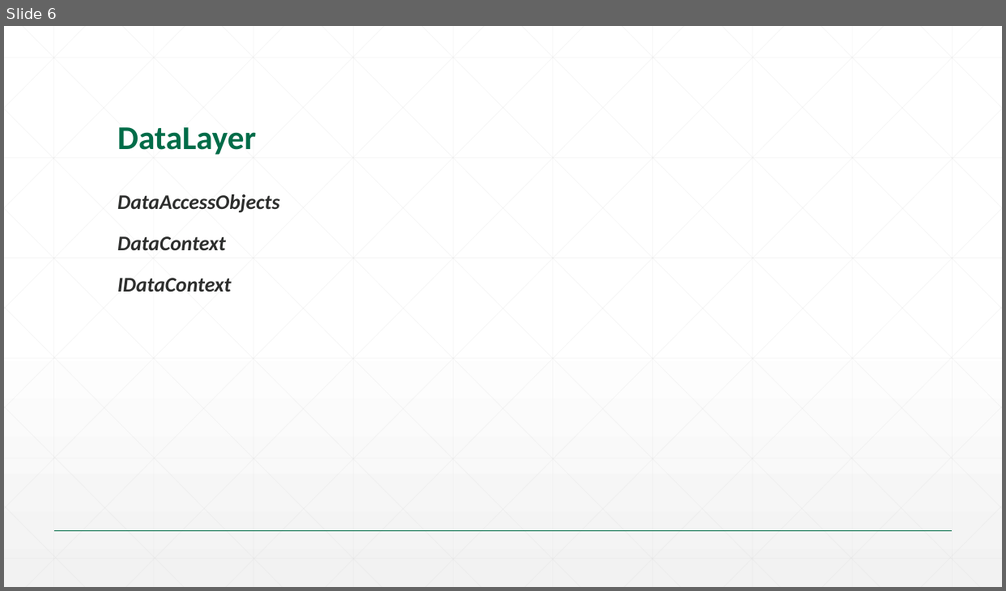
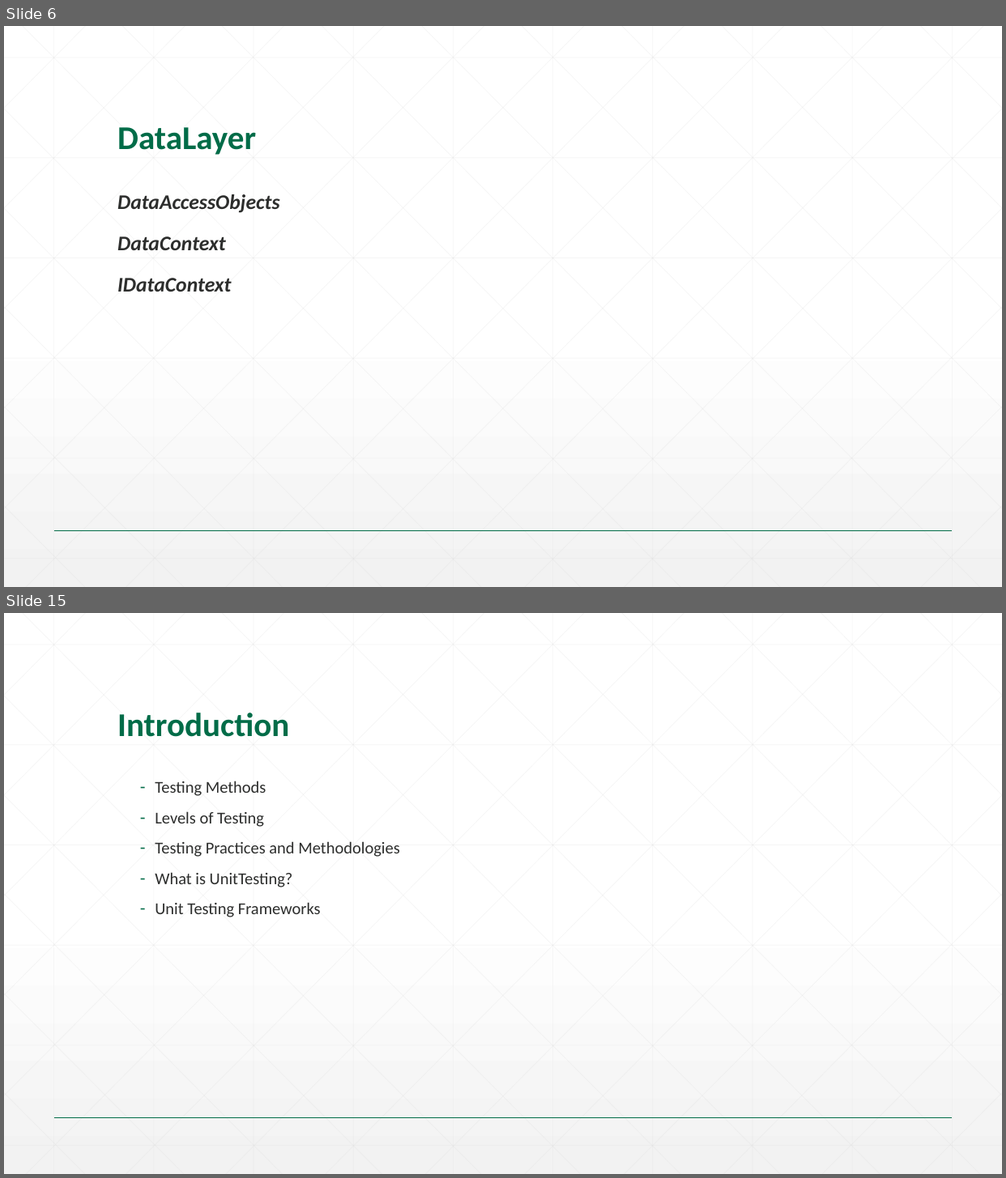
Before and after one commit to dragica/svs-talent-2015, a slide deck: 04-SPA/Slides/01.02-Seavus Talent Program_SPA.pptx. Shown one above the other, each under a label of ours: slide 6 before the commit, slides 6 and 15 after it; the slides between them are not shown. The pictures are 1006x591 and 1006x1178 pixels, drawn with LibreOffice and Linux fonts; fonts in the diff are those of the drawing; background and template pictures are left out. Boxes give left, top, right and bottom in pixels: in the first picture for what was removed or moved away, otherwise in the second. Text is boxed around its words. In the diff, an @@ line names an element or a change of style, - is before the commit and + after.

```diff
--- a/04-SPA/Slides/01.02-Seavus Talent Program_SPA.pptx
+++ b/04-SPA/Slides/01.02-Seavus Talent Program_SPA.pptx
@@ slide 15 added at bbox=[4, 613, 1002, 1174], background gradient #FFFFFF to #F2F2F2; not listed: 47 template elements that a slide beside it also shows @@
@@ title added at bbox=[117, 713, 289, 737], 32 pt, text #016C48, bold @@
+Introduction
@@ text added at bbox=[155, 781, 400, 918], 16 pt, text #2D2E2D @@
+  – Testing Methods
+  – Levels of Testing
+  – Testing Practices and Methodologies
+  – What is UnitTesting?
+  – Unit Testing Frameworks
```
Also in this commit, not shown: 1 slide changed, 15 other slides added, 3 other files.
